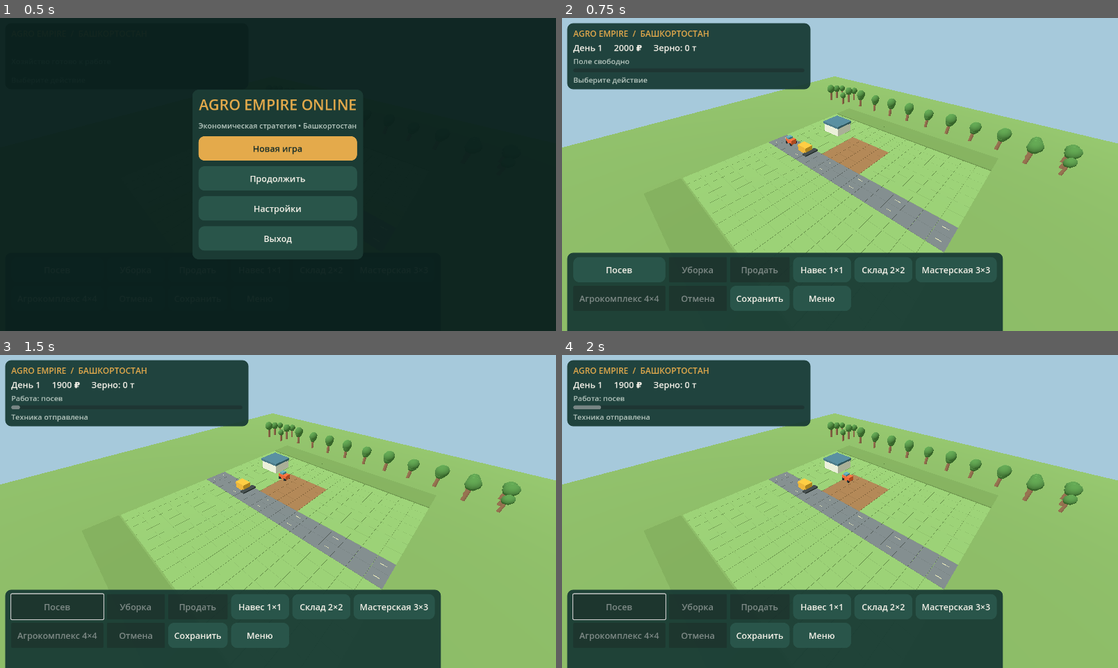
Above: before the commit, frames 1-4 (two rows, left to right).
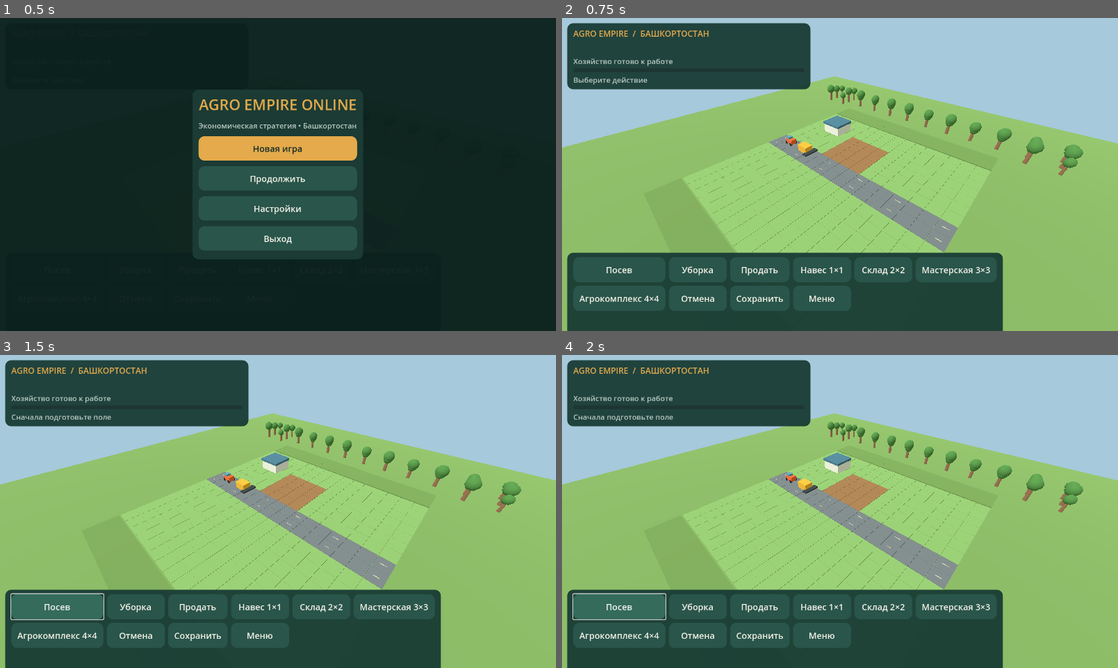
Above: after the commit, the same moments.

Repository: maillunex-lang/fermabash
Game: Godot game, scene res://scenes/Main.tscn
The game is run twice, just before and just after one commit, with the same random seed, the same clock (stepped at 60 frames per second) and the same inputs.
Inputs:
- Up to frame 1 (0.5 s): no input
- Up to frame 2 (0.75 s): click "Новая игра" at 0.5 s
- Up to frame 3 (1.5 s): click "Посев" at 1.25 s
- Up to frame 4 (2 s): no input

Frame 1 is identical in both runs. In frame 2, 4.1% of the frame differs, in the area x 2-41%, y 8-94%; in frame 3, 5.7%; in frame 4, 5.7%, in the area x 2-53%, y 8-94%.
Error after the commit: Invalid call to function 'update_hud' in base 'CanvasLayer (game_ui.gd)'. Expected 7 arguments. (res://scripts/main.gd:251)

Commit message:
feat(stage2.4): playable preparation sow growth harvest storage sale loop

Diff:
--- a/scripts/main.gd
+++ b/scripts/main.gd
@@ -7,11 +7,13 @@
 const FarmEnvironment = preload("res://scripts/visuals/farm_environment.gd")
 const StrategyCamera = preload("res://scripts/camera/strategy_camera.gd")
 const GameUI = preload("res://scripts/ui/game_ui.gd")
+const ProductionRules = preload("res://scripts/systems/production_rules.gd")
 var elapsed_seconds := 0.0
 var cash := 2000
 var grain := 0
 var day := 1
 var stage := 0
+var prepared := false
 var job := ""
 var progress := 0.0
 var structures := {"2,2":true}
@@ -64,6 +66,7 @@
  _menu()
 func _ui_action(action: String) -> void:
  match action:
+  "prepare": _job("prepare")
   "sow": _job("sow")
   "harvest": _job("harvest")
   "sell": _sell()
@@ -96,6 +99,7 @@
  day = 1
  elapsed_seconds = 0.0
  stage = 0
+ prepared = false
  job = ""
  progress = 0
  structures = {"2,2":true}
@@ -151,17 +155,26 @@
  if job != "":
   status.text = "Техника занята"
   return
- if kind == "sow":
-  if stage != 0 or cash < 100:
-   status.text = "Посев невозможен"
+ match kind:
+  "prepare":
+   if not ProductionRules.can_prepare(stage,prepared,job,cash):
+    status.text = "Подготовка поля недоступна"
+    return
+   cash -= ProductionRules.PREPARE_COST
+  "sow":
+   if not ProductionRules.can_sow(stage,prepared,job,cash):
+    status.text = "Сначала подготовьте поле"
+    return
+   cash -= ProductionRules.SOW_COST
+  "harvest":
+   if not ProductionRules.can_harvest(stage,job,grain,structures):
+    status.text = "Урожай не созрел или склад заполнен"
+    return
+  _:
    return
-  cash -= 100
- elif stage != 2:
-  status.text = "Урожай ещё не созрел"
-  return
  job = kind
  progress = 0.0
- status.text = "Техника отправлена"
+ status.text = "Техника отправлена: %s" % kind
 func _start_build(kind: String = "warehouse") -> void:
  if not BuildRules.CATALOG.has(kind):
   return
@@ -200,7 +213,7 @@
  if grain == 0:
   status.text = "Склад пуст"
   return
- cash += grain*450
+ cash += ProductionRules.sale_value(grain)
  grain = 0
  status.text = "Зерно продано"
 func _process(delta: float) -> void:
@@ -210,15 +223,20 @@
  day = GameClock.day_from_seconds(elapsed_seconds)
  if job != "":
   progress += delta/6.0
-  var machine := tractor if job == "sow" else harvester
+  var machine := harvester if job == "harvest" else tractor
   machine.position = Vector3(15+progress*10,0,12+progress*5)
   if progress >= 1.0:
-   if job == "sow":
+   if job == "prepare":
+    prepared = true
+    status.text = "Почва подготовлена"
+   elif job == "sow":
+    prepared = false
     stage = 1
     status.text = "Посев завершён"
    else:
     stage = 0
-    grain += 3
+    prepared = false
+    grain += ProductionRules.YIELD_TONS
     status.text = "Урожай на складе"
    job = ""
    progress = 0.0
@@ -230,7 +248,7 @@
    progress = 0.0
    status.text = "Пшеница созрела"
    _draw()
- game_ui.update_hud(day,cash,grain,stage,job,progress,build)
+ game_ui.update_hud(day,cash,grain,stage,job,progress,build,prepared,ProductionRules.capacity(structures))
 func _camera() -> void:
  camera_rig.apply(cam)
 func _screen_cell(position: Vector2) -> Vector2i:
@@ -295,7 +313,7 @@
  _draw()
  status.text = "Постройка завершена!"
 func _snapshot() -> Dictionary:
- return {"version":1,"cash":cash,"grain":grain,"stage":stage,"structures":structures.duplicate(),"job":job,"progress":progress,"day":day,"elapsed_seconds":elapsed_seconds}
+ return {"version":1,"cash":cash,"grain":grain,"stage":stage,"prepared":prepared,"structures":structures.duplicate(),"job":job,"progress":progress,"day":day,"elapsed_seconds":elapsed_seconds}
 func _save() -> void:
  if SaveStore.write(SAVE, _snapshot()):
   status.text = "Сохранено"
@@ -309,6 +327,7 @@
  cash = int(data["cash"])
  grain = int(data["grain"])
  stage = int(data["stage"])
+ prepared = bool(data.get("prepared",false))
  structures = data["structures"].duplicate()
  _cancel_build()
  job = str(data["job"])
